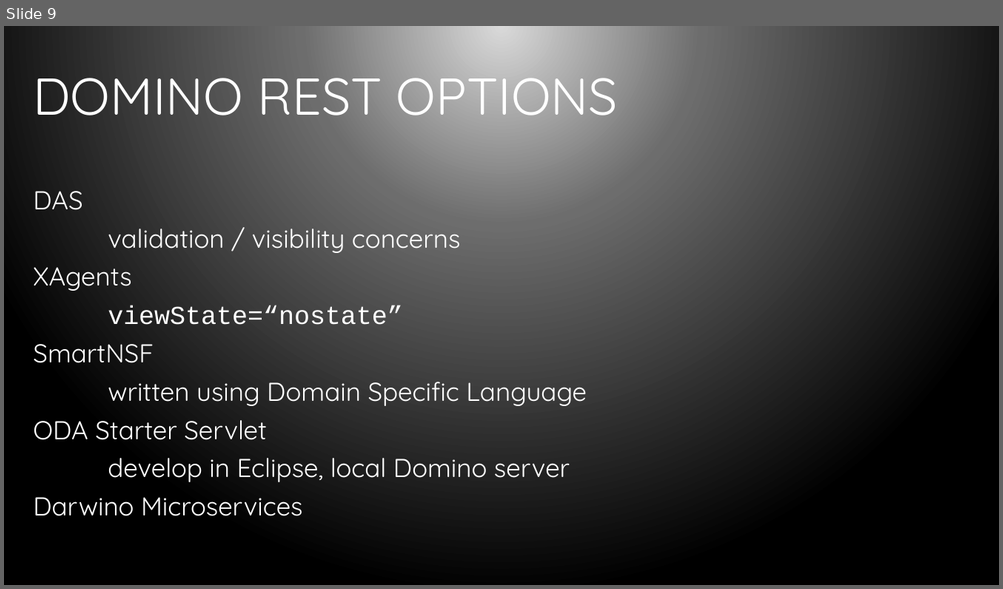
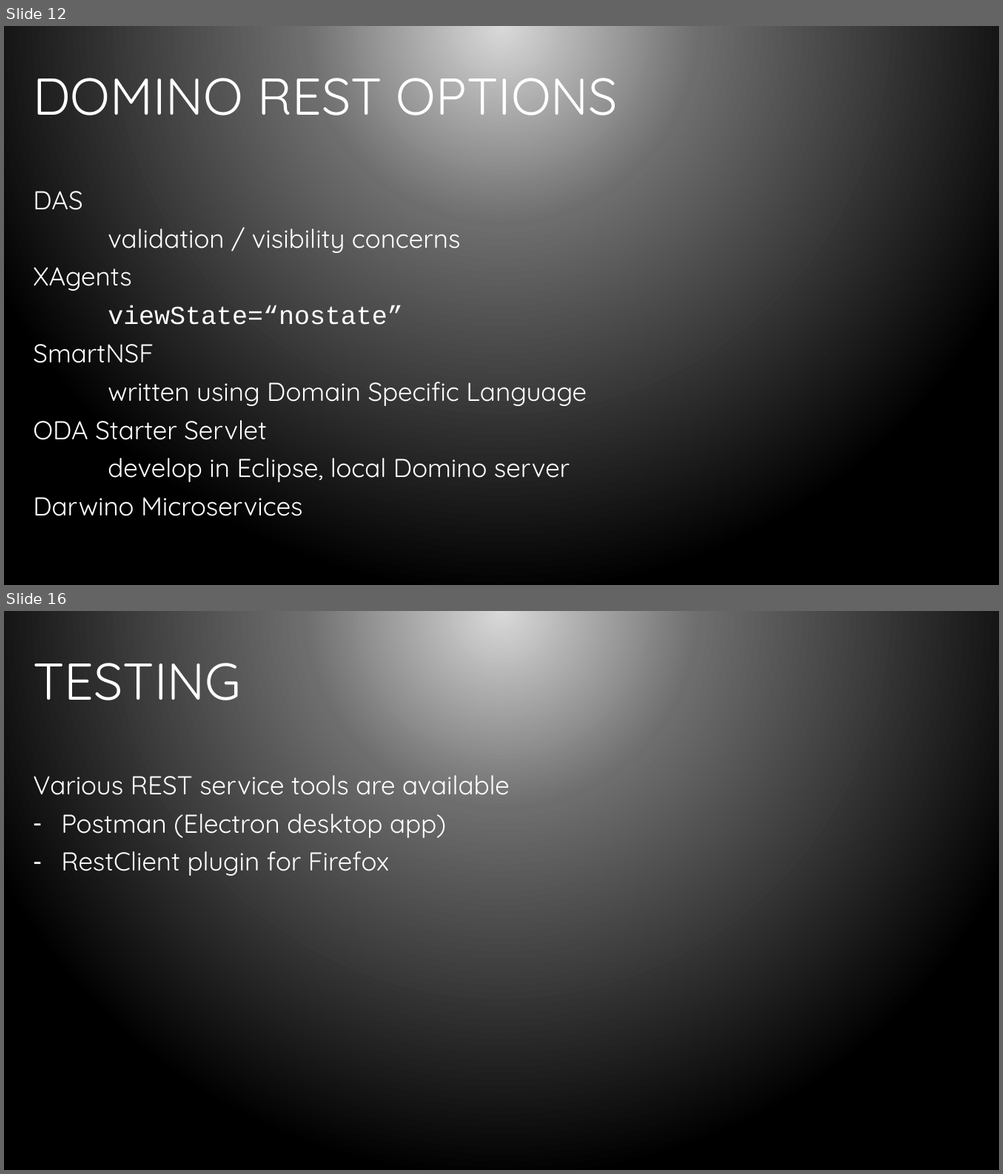
Before and after one commit to bleedingcode/domino-js-masterclass, a slide deck: presentation/8598 Domino and JS.pptx. Shown one above the other, each under a label of ours: slide 9 before the commit, slides 12 and 16 after it; the slides between them are not shown. The pictures are 1003x589 and 1003x1174 pixels, drawn with LibreOffice and Linux fonts; fonts in the diff are those of the drawing; background and template pictures are left out. Boxes give left, top, right and bottom in pixels: in the first picture for what was removed or moved away, otherwise in the second. Text is boxed around its words. In the diff, an @@ line names an element or a change of style, - is before the commit and + after.

```diff
--- a/presentation/8598 Domino and JS.pptx
+++ b/presentation/8598 Domino and JS.pptx
@@ slide 16 added at (x1=4, y1=611, x2=999, y2=1170), background gradient #D9D9D9 to #6D6D6D to #000000 @@
@@ title added at (x1=33, y1=663, x2=241, y2=701), 50 pt, text #FFFFFF @@
+TESTING
@@ text added at (x1=33, y1=775, x2=509, y2=876), 25 pt, text #FFFFFF @@
+Various REST service tools are available
+– Postman (Electron desktop app)
+– RestClient plugin for Firefox
@@ what was slide 9 is now slide 12 @@
```
Also in this commit, not shown: 13 other slides added.
